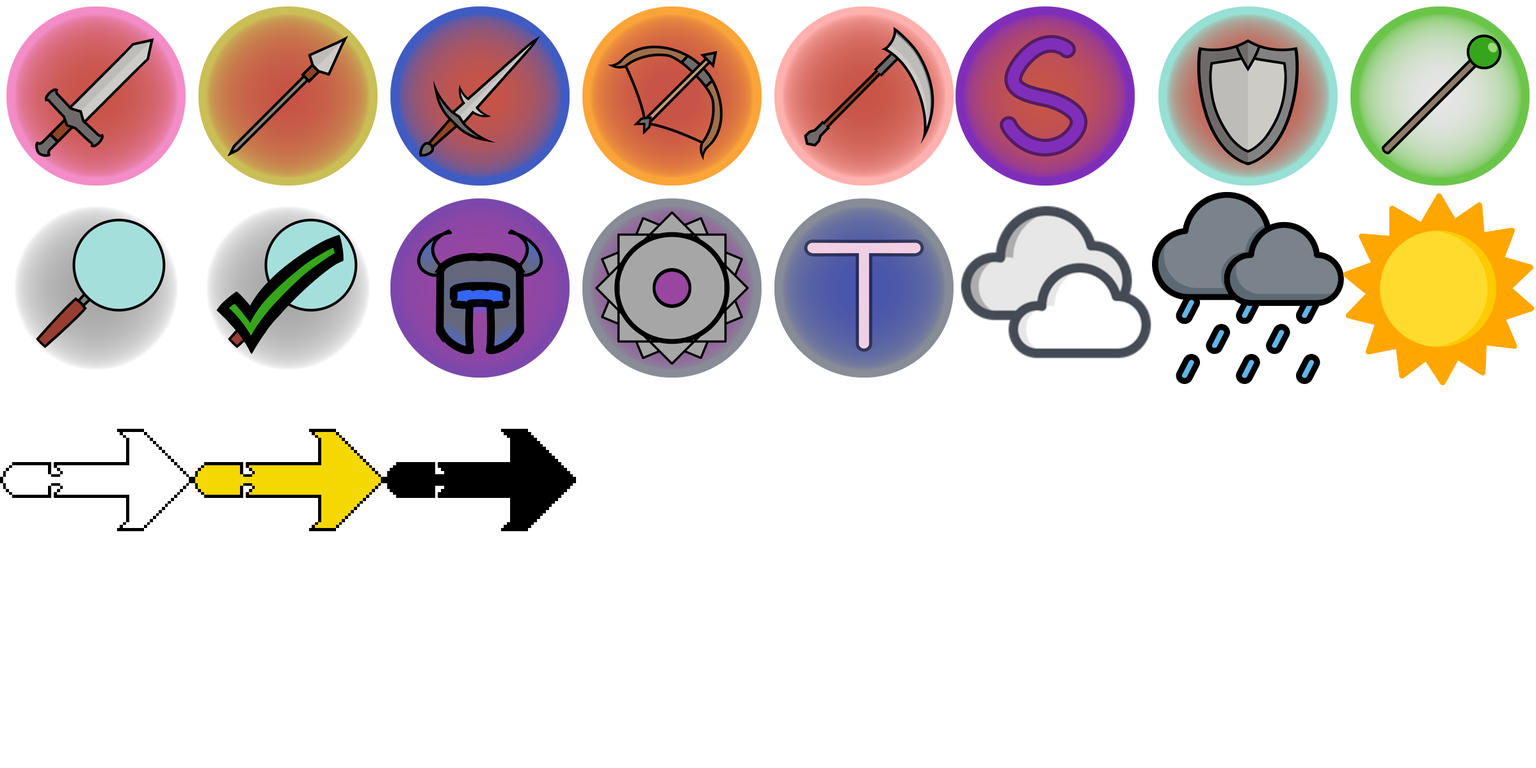
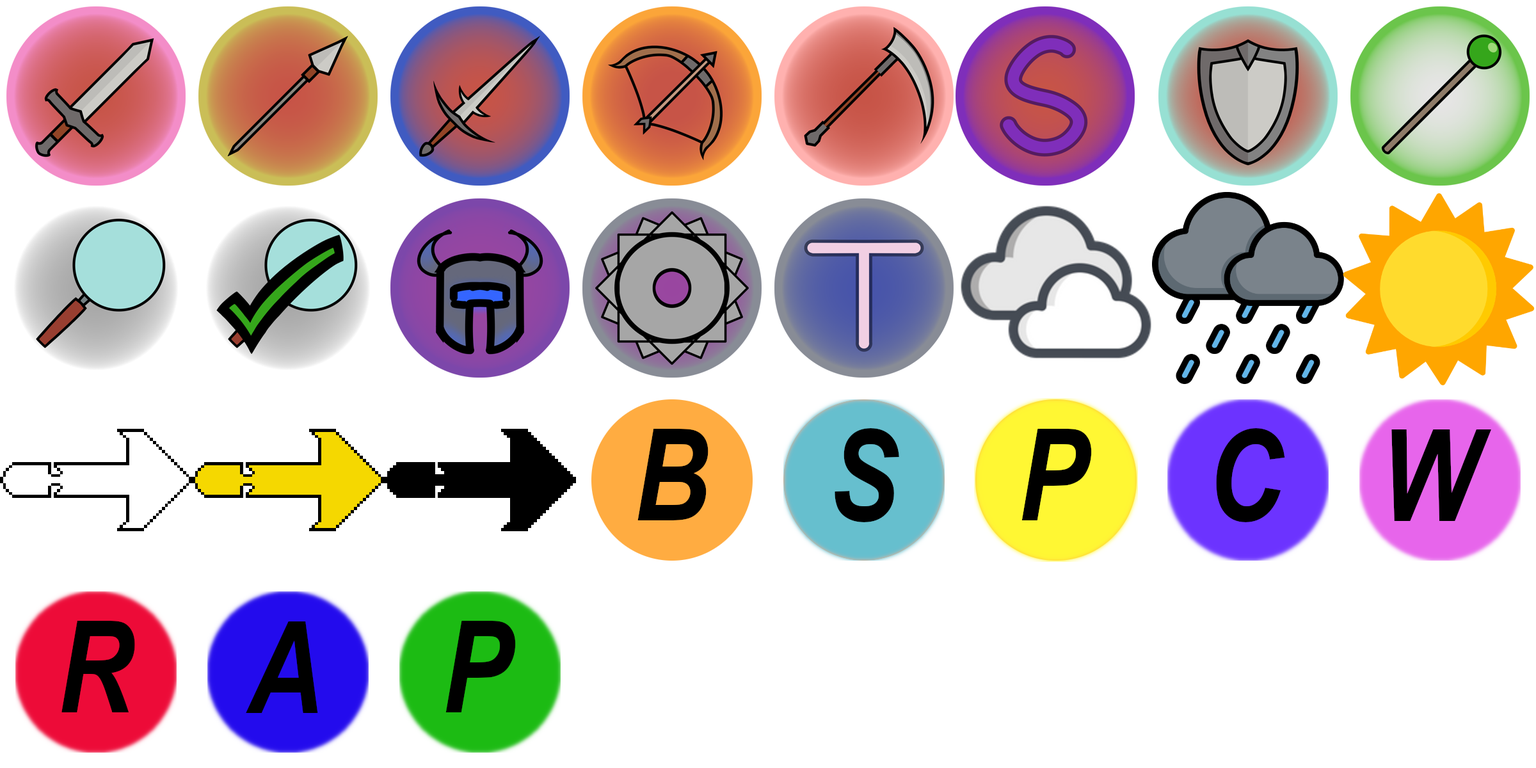
Layer changes from the first 1536x768 image to the second:
added layer "RegenSprite.png" above "PowerSprite.png" over [15, 591, 177, 753]
added layer "PowerSprite.png" above "ParalizedSprite.png" over [399, 591, 561, 753]
added layer "ParalizedSprite.png" above "ConcussionSprite.png" over [974, 398, 1138, 562]
added layer "ConcussionSprite.png" above "BurnSprite.png" over [1167, 399, 1329, 561]
added layer "BurnSprite.png" above "AccelerationSprite.png" over [591, 399, 753, 561]
added layer "AccelerationSprite.png" above "WeaknessSprite.png" over [207, 591, 369, 753]
added layer "WeaknessSprite.png" above "StunSprite.png" over [1359, 399, 1521, 561]
added layer "StunSprite.png" above "ArrowLevelUp.png copy" over [783, 399, 945, 561]
